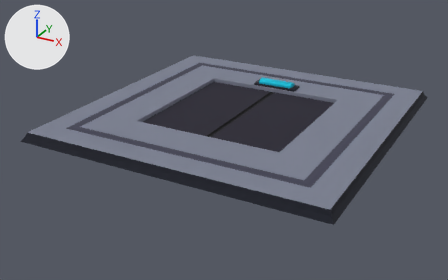
Two versions of the FBX model Assets/Art/Asset/Map/Props/trapeB.fbx, one commit apart.
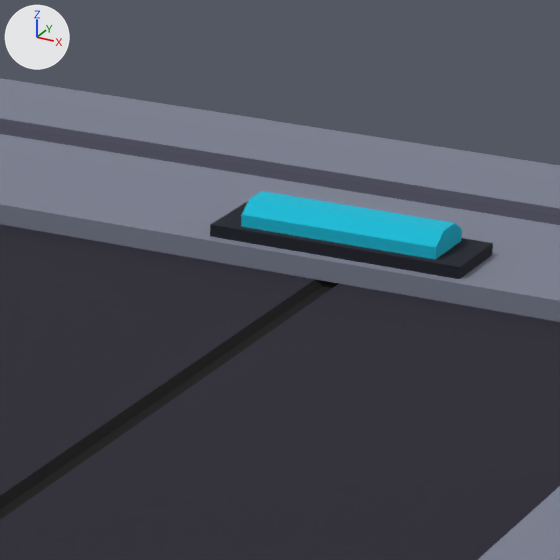
Old and new are each drawn whole from a 50 mm camera at (1.35, -2.65, 1.14) aimed at (-0.05, -0.1, -0.14) and again close up on the part from 49% to 69% of the width and 17% to 49% of the height. The lights are fixed; the arrows at upper left show +X, +Y and +Z. The last two pictures show the newer version.

Names of what the first close-up shows: 'trapeB'.
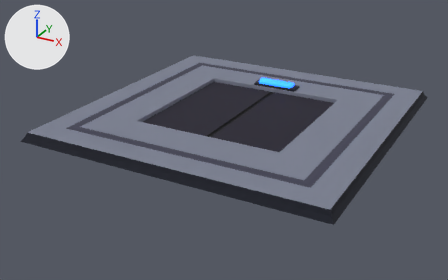
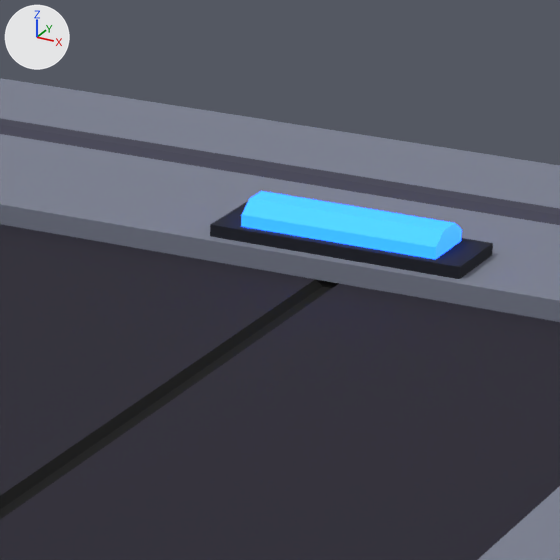
Commit message: add : emmisive mesh

Pixel boxes (x1, y1, x2, y2) of what changed, in the close-ups (560 x 560 px):
part 1 of me_cube_107, recoloured (cyan to blue): (241, 191, 462, 259) in both

Edits to the bpy script that builds the scene:
```text
Add mat_emmisivebleu:
    mat_emmisivebleu = principled_material('emmisiveBleu')
    mat_emmisivebleu.base_color = (0.00373, 0.296, 0.8)  # blue #0c94e7
    mat_emmisivebleu.emission_color = (0.00866, 0.0731, 0.724)  # blue #174cdd
    mat_emmisivebleu.emission_strength = 4.9
Change me_cube_107:
    where me_cube_107.from_pydata(...)  # 84 vertices, 71 faces; spans x -0.77..0.77, y -0.77..0.77, z -0.04..0.04
    used by ob_trapeb; location = (0.0, 0.0, 0.0)
    me_cube_107 part 1: 14 of the faces centred in x -0.1..0.1, y 0.4..0.46, z 0.01..0.04 switch from mat_plalette (picture img_palette_polygon_scifi_16x16_png) to mat_emmisivebleu (blue #0c94e7, glowing blue #174cdd)
```
